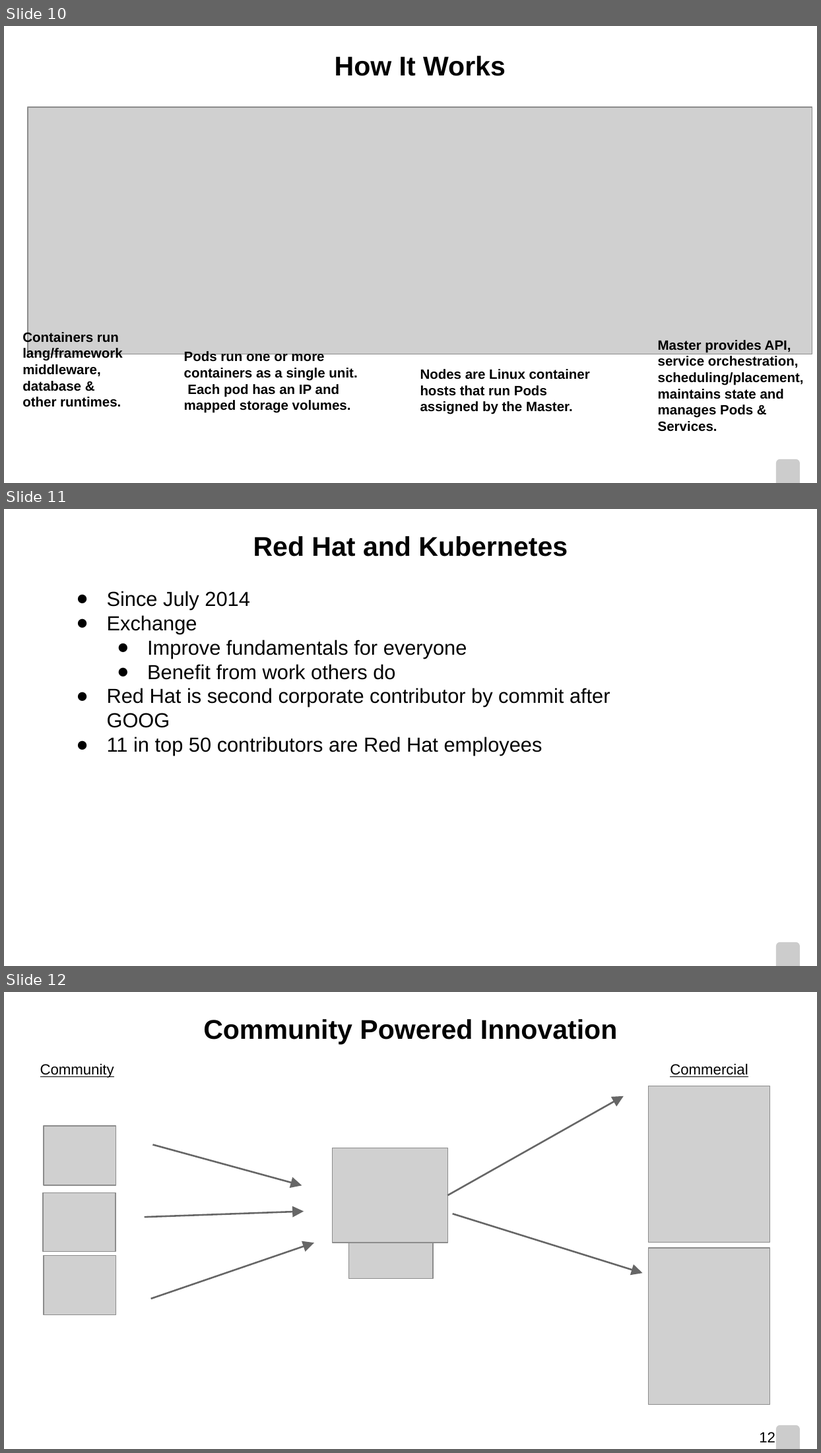
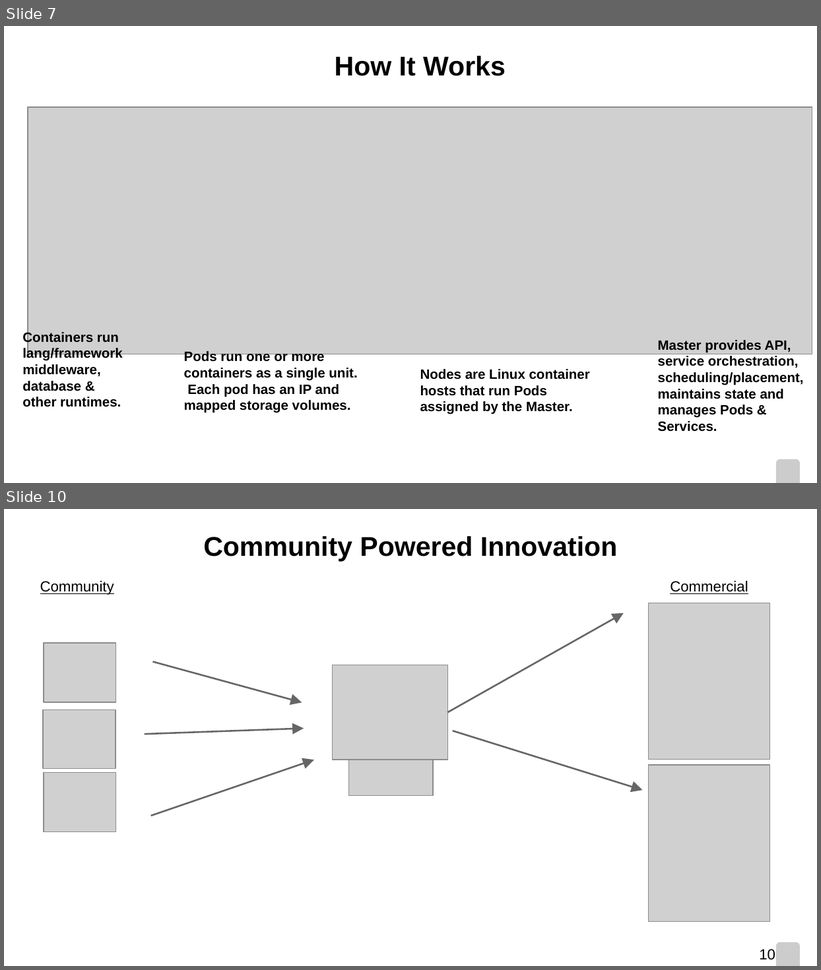
Before and after one commit to pmorie/presentations, a slide deck: CodeshowSE.odp. Shown one above the other, each under a label of ours: slides 10, 11 and 12 before the commit, slides 7 and 10 after it; the slides between them are not shown. The pictures are 821x1453 and 821x970 pixels, drawn with LibreOffice and Linux fonts; fonts in the diff are those of the drawing; grey boxes stand for pictures; background and template pictures are left out. Boxes give left, top, right and bottom in pixels: in the first picture for what was removed or moved away, otherwise in the second. Text is boxed around its words. In the diff, an @@ line names an element or a change of style, - is before the commit and + after.

```diff
--- a/CodeshowSE.odp
+++ b/CodeshowSE.odp
@@ slide 11 removed at [4,509,817,966], background picture (left out); not listed: 1 template element that a slide beside it also shows @@
@@ title removed at [253,536,568,557] @@
-Red Hat and Kubernetes
@@ text removed at [107,591,611,756] @@
-● Since July 2014
-● Exchange
-  ● Improve fundamentals for everyone
-  ● Benefit from work others do
-● Red Hat is second corporate contributor by commit after GOOG
-● 11 in top 50 contributors are Red Hat employees
@@ what was slide 10 is now slide 7 @@
@@ what was slide 12 is now slide 10 @@
@@ page number at [759,949,776,960]: text changed @@
-12
+10
```
Also in this commit, not shown: 3 slides changed, 2 slides added, 8 other slides removed.
